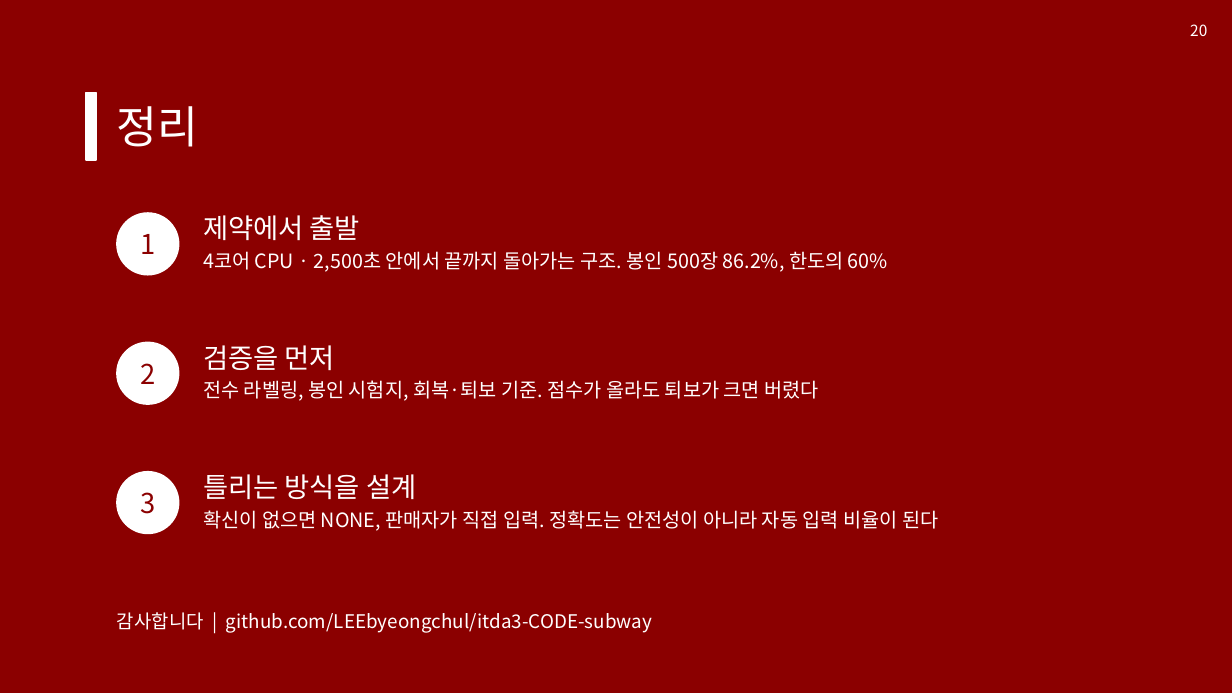
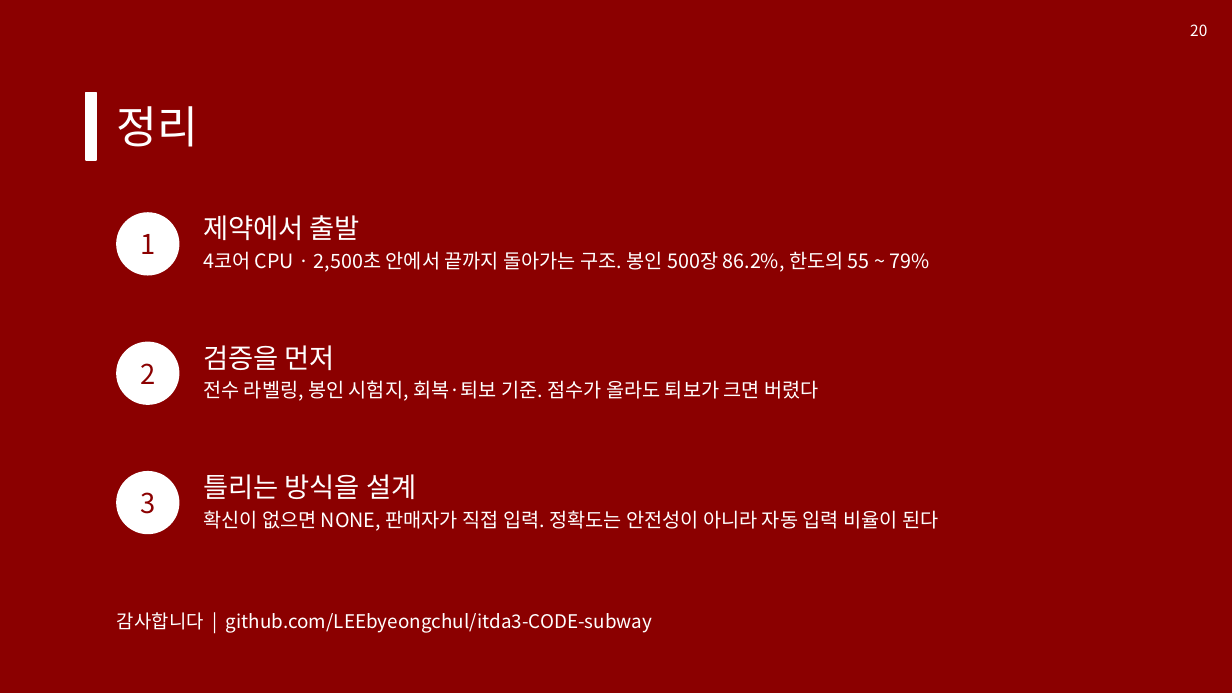
Before and after one commit to LEEbyeongchul/itda3-CODE-subway, a slide deck: slide 20 of 발표/[CODE]_서브웨이_본선발표.pptx. Drawn at 1232x693 pixels with LibreOffice and Linux fonts; fonts in the diff are those of the drawing. Boxes give left, top, right and bottom in pixels: in the first picture for what was removed or moved away, otherwise in the second. Text is boxed around its words. In the diff, an @@ line names an element or a change of style, - is before the commit and + after.

```diff
--- a/발표/[CODE]_서브웨이_본선발표.pptx
+++ b/발표/[CODE]_서브웨이_본선발표.pptx
@@ text at (203,251,930,272): text changed @@
-4코어 CPU · 2,500초 안에서 끝까지 돌아가는 구조. 봉인 500장 86.2%, 한도의 60%
+4코어 CPU · 2,500초 안에서 끝까지 돌아가는 구조. 봉인 500장 86.2%, 한도의 55 ~ 79%
```
Also in this commit, not shown: 10 other slides changed, 10 other files.
